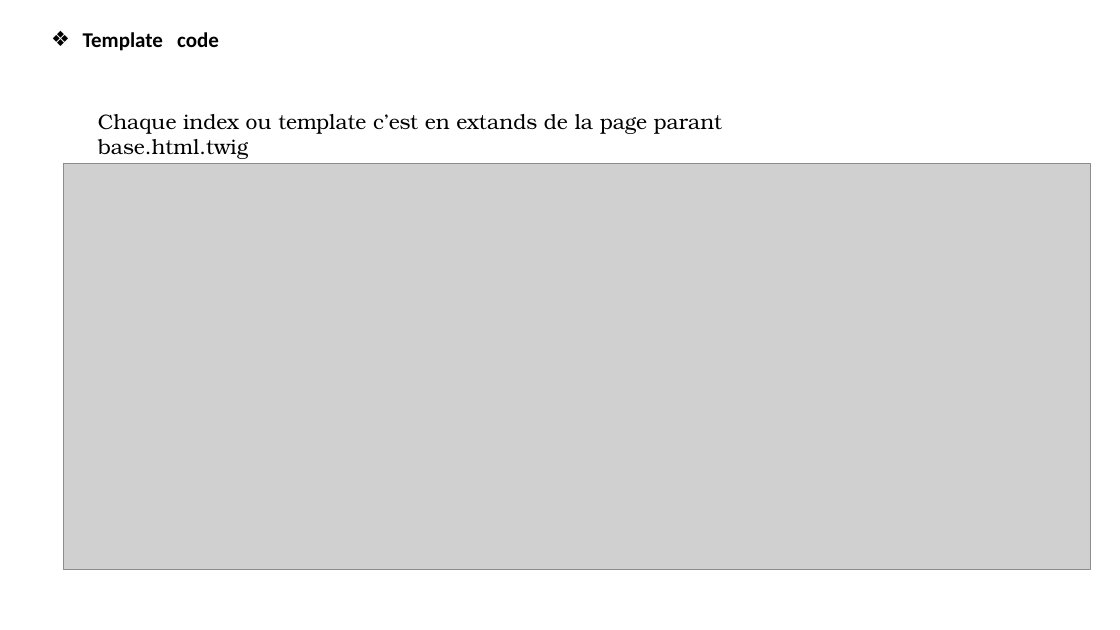
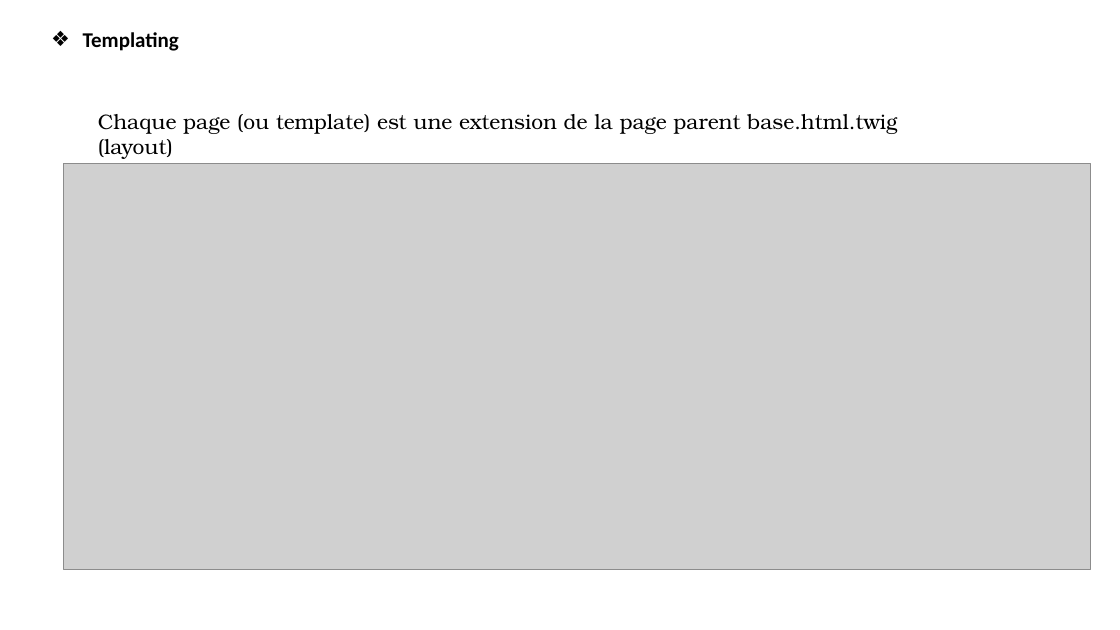
Before and after one commit to Tablieh/my_project_final, a slide deck: slide 14 of Mon PROJET APPLICATION WEB.pptx. Drawn at 1120x630 pixels with LibreOffice and Linux fonts; fonts in the diff are those of the drawing; grey boxes stand for pictures; background and template pictures are left out. Boxes give left, top, right and bottom in pixels: in the first picture for what was removed or moved away, otherwise in the second. Text is boxed around its words. In the diff, an @@ line names an element or a change of style, - is before the commit and + after.

```diff
--- a/Mon PROJET APPLICATION WEB.pptx
+++ b/Mon PROJET APPLICATION WEB.pptx
@@ text at [83,32,179,51]: text changed @@
-❖ Template code
+❖ Templating
@@ text at [98,114,897,134]: text changed @@
-Chaque index ou template c’est en extands de la page parant base.html.twig
+Chaque page (ou template) est une extension de la page parent base.html.twig (layout)
```
Also in this commit, not shown: 16 other slides changed, 2 slides added, 3 slides removed, 20 other files.
